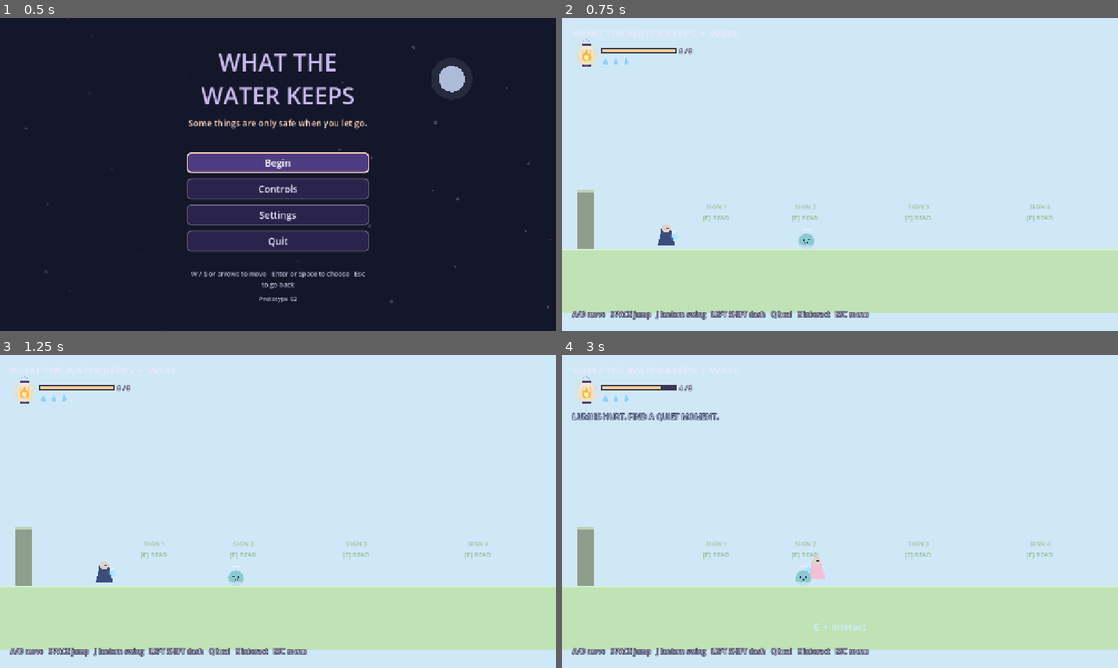
Above: before the commit, frames 1-4 (two rows, left to right).
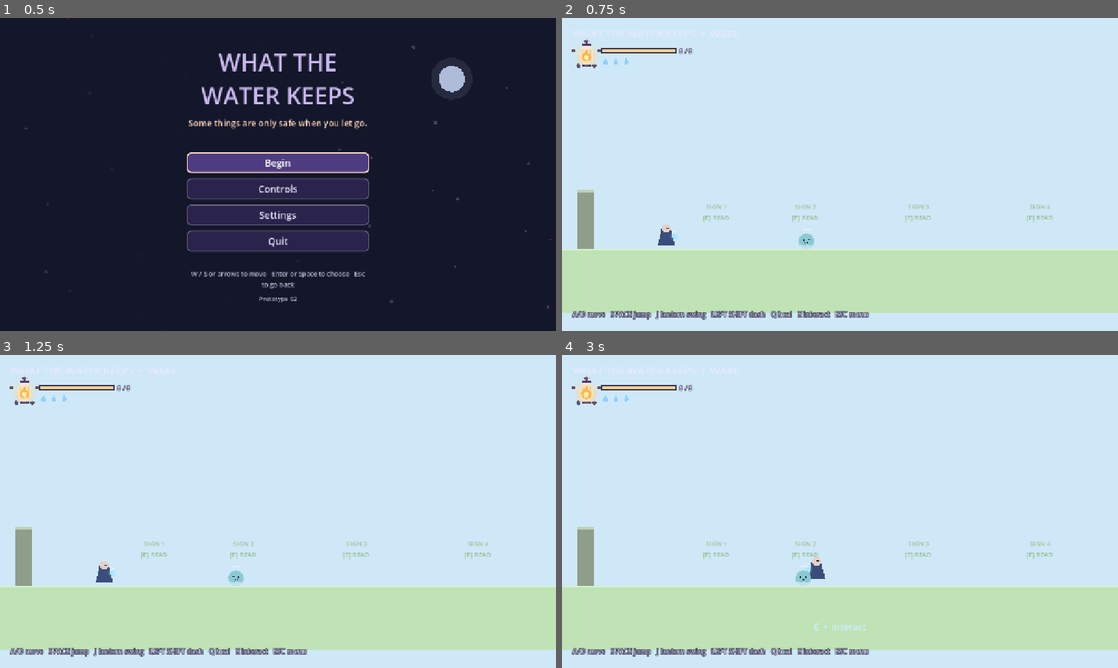
Above: after the commit, the same moments.

Repository: Lunatic5202/what-the-water-keeps
Game: Godot game, scene res://scenes/main.tscn
The game is run twice, just before and just after one commit, with the same random seed, the same clock (stepped at 60 frames per second) and the same inputs.
Inputs:
- Up to frame 1 (0.5 s): no input
- Up to frame 2 (0.75 s): click "Begin" at 0.5 s
- Up to frame 3 (1.25 s): no input
- Up to frame 4 (3 s): tap Enter at 1.25 s; hold D (move_right) 1.28-2.78 s; tap J (attack) at 1.35 s; tap Space (jump) at 1.52, 2.27 s; tap Shift (dash) at 1.55, 2.1 s; tap I (guard, bound only after the commit) at 2.3, 2.85 s; hold A (move_left) from 2.78 s (still down); hold K (heavy, bound only after the commit) from 2.78 s (still down)

Frame 1 is identical in both runs. In frame 2, less than 0.1% of the frame differs, in the area x 1-7%, y 6-16%; in frame 3, less than 0.1%; in frame 4, 0.8%, in the area x 1-48%, y 6-72%.
Error after the commit: Parse Error: Cannot infer the type of "offset" variable because the value doesn't have a set type. (res://scripts/open_hand.gd:318)

Commit message:
Add the Open Hand fighting style (full kit), Glow and Tab style swap
Palm Push combo with shockwave, Offer (gold spent as coins for damage),
Wide Offering, Falling Petals, Gentle Rush, Coin Toss, Open Palm guard
with spore return, Everything Given. New inputs: K, L, I, O, Tab. Glow
shown as five petals on the HUD lantern. Unlocked by beating The
Collector. Syntax-checked only, not run in Godot; all numbers are guesses.

Co-Authored-By: Claude Sonnet 5.5 <noreply@anthropic.com>
Claude-Session: https://claude.ai/code/session_015qnkkvPhoJdUFrjvPCg9tA

Diff:
--- a/project.godot
+++ b/project.godot
@@ -69,6 +69,31 @@
 "events": [Object(InputEventKey,"resource_local_to_scene":false,"resource_name":"","device":16,"window_id":0,"alt_press …(190 unchanged characters)…
 ]
 }
+heavy={
+"deadzone": 0.2,
+"events": [Object(InputEventKey,"resource_local_to_scene":false,"resource_name":"","device":16,"window_id":0,"alt_pressed":false,"shift_pressed":false,"ctrl_pressed":false,"meta_pressed":false,"pressed":false,"keycode":0,"physical_keycode":75,"key_label":0,"unicode":0,"location":0,"echo":false,"script":null)
+]
+}
+skill={
+"deadzone": 0.2,
+"events": [Object(InputEventKey,"resource_local_to_scene":false,"resource_name":"","device":16,"window_id":0,"alt_pressed":false,"shift_pressed":false,"ctrl_pressed":false,"meta_pressed":false,"pressed":false,"keycode":0,"physical_keycode":76,"key_label":0,"unicode":0,"location":0,"echo":false,"script":null)
+]
+}
+guard={
+"deadzone": 0.2,
+"events": [Object(InputEventKey,"resource_local_to_scene":false,"resource_name":"","device":16,"window_id":0,"alt_pressed":false,"shift_pressed":false,"ctrl_pressed":false,"meta_pressed":false,"pressed":false,"keycode":0,"physical_keycode":73,"key_label":0,"unicode":0,"location":0,"echo":false,"script":null)
+]
+}
+overture={
+"deadzone": 0.2,
+"events": [Object(InputEventKey,"resource_local_to_scene":false,"resource_name":"","device":16,"window_id":0,"alt_pressed":false,"shift_pressed":false,"ctrl_pressed":false,"meta_pressed":false,"pressed":false,"keycode":0,"physical_keycode":79,"key_label":0,"unicode":0,"location":0,"echo":false,"script":null)
+]
+}
+style_cycle={
+"deadzone": 0.2,
+"events": [Object(InputEventKey,"resource_local_to_scene":false,"resource_name":"","device":16,"window_id":0,"alt_pressed":false,"shift_pressed":false,"ctrl_pressed":false,"meta_pressed":false,"pressed":false,"keycode":0,"physical_keycode":4194306,"key_label":0,"unicode":0,"location":0,"echo":false,"script":null)
+]
+}
 
 [rendering]
 
--- a/scripts/greed.gd
+++ b/scripts/greed.gd
@@ -53,6 +53,7 @@
 const GRAVITY := 1200.0
 
 func _ready() -> void:
+	add_to_group("gold_holder")
 	_create_background()
 	_create_ground()
 	if not is_instance_valid(player):
@@ -475,6 +476,13 @@
 	_update_hud()
 	collectible_found.emit("coin")
 
+func spend_gold(amount: int) -> int:
+	var spent := mini(amount, carried_gold)
+	carried_gold -= spent
+	_update_weight()
+	_update_hud()
+	return spent
+
 func steal_all_gold() -> int:
 	var amount := carried_gold
 	carried_gold = 0
@@ -620,6 +628,8 @@
 		if my_id != scene_id:
 			return
 	has_open_hand = true
+	if is_instance_valid(player):
+		player.call("unlock_style", "open_hand")
 	has_gold_key = true
 	collectible_found.emit("open_hand")
 	collectible_found.emit("gold_key")
--- a/scripts/lantern_meter.gd
+++ b/scripts/lantern_meter.gd
@@ -23,6 +23,8 @@
 	var heals := int(player.get("heals"))
 	var frac := clampf(health / max_health, 0.0, 1.0)
 	_draw_lantern(Vector2(32, 33), frac)
+	_draw_glow_ring(Vector2(32, 33), float(player.get("glow")))
+	_draw_style(str(player.get("style")), player.get("unlocked_styles").size() > 1)
 	_draw_bar(frac, int(health), int(max_health))
 	_draw_drops(heals)
 
@@ -54,6 +56,26 @@
 	draw_circle(core, r, Color(1.0, 0.72, 0.3))
 	draw_circle(core + Vector2(0, 1), r * 0.55, Color(1.0, 0.94, 0.7))
 
+# Five petals around the lantern, filled by Glow (0 to 100, 20 per petal).
+func _draw_glow_ring(c: Vector2, glow: float) -> void:
+	for i in range(5):
+		var a := -PI / 2.0 + TAU * i / 5.0
+		var at := c + Vector2(cos(a), sin(a)) * 31.0
+		var fill := clampf(glow / 20.0 - i, 0.0, 1.0)
+		draw_circle(at, 5.0, Color(0.12, 0.10, 0.24, 0.7))
+		if fill > 0.0:
+			draw_circle(at, 4.0 * fill + 1.0, Color(1.0, 0.85, 0.75))
+		draw_arc(at, 5.0, 0.0, TAU, 12, Color(1.0, 0.85, 0.75, 0.8), 1.2)
+
+func _draw_style(style: String, can_swap: bool) -> void:
+	if not can_swap:
+		return
+	var text := "OPEN HAND" if style == "open_hand" else "LANTERN SWING"
+	var font := ThemeDB.fallback_font
+	var at := Vector2(150, 56)
+	draw_string_outline(font, at, text + "  [TAB]", HORIZONTAL_ALIGNMENT_LEFT, -1, 13, 5, Color(0.12, 0.10, 0.24))
+	draw_string(font, at, text + "  [TAB]", HORIZONTAL_ALIGNMENT_LEFT, -1, 13, Color(1.0, 0.9, 0.82))
+
 func _draw_bar(frac: float, health: int, max_health: int) -> void:
 	var bar := Rect2(68, 20, 170, 8)
 	draw_rect(bar.grow(2.0), Color(0.12, 0.1, 0.22, 0.85))
--- a/scripts/menu_overlay.gd
+++ b/scripts/menu_overlay.gd
@@ -19,6 +19,11 @@
 	["Lantern swing", "J"],
 	["Heal", "Q"],
 	["Interact", "E"],
+	["Swap style", "Tab (after Greed)"],
+	["Wide Offering", "K (hold, Open Hand)"],
+	["Skill", "L (Open Hand, 20 Glow)"],
+	["Guard", "I (Open Hand)"],
+	["Overture", "O (Open Hand, full Glow)"],
 	["Enter the hub", "T (at the first door)"],
 	["Menu", "Esc"]
 ]
--- a/scripts/moss_spore.gd
+++ b/scripts/moss_spore.gd
@@ -6,6 +6,7 @@
 var hit_player := false
 
 func _ready() -> void:
+	add_to_group("enemy_projectile")
 	set_process(true)
 
 func _process(delta: float) -> void:
--- /dev/null
+++ b/scripts/open_hand.gd
@@ -0,0 +1,422 @@
+extends Node2D
+# The Open Hand (Offering Style), bible part 4.4 move 1.
+# Lives under Lumi as "OpenHand" and acts only while player.style is
+# "open_hand". Coin amounts spent per move are guesses (marked TUNE).
+
+const PalmShot := preload("res://scripts/palm_shot.gd")
+
+const COIN := 10                  # gold per coin, same as collector_coin.gd
+const MAX_OFFER := 10             # most bonus damage Offer can add
+const SWING_TIME := 0.26          # slow palm waves
+const RECOVER_TIME := 0.12
+const COMBO_WINDOW := 0.5
+const EMPTY_PURSE_SPEED := 0.85   # empty purse: 15 percent faster
+const LIGHT_DAMAGE := [7, 7, 10]
+const SHOCKWAVE_DAMAGE := 6
+const SHOCKWAVE_SPEED := 600.0
+const SHOCKWAVE_RANGE := 192.0    # 3 tiles of 64px
+const HEAVY_CHARGE := 0.6
+const HEAVY_DAMAGE := 24
+const AIR_DAMAGE := 14
+const DASH_DAMAGE := 8
+const SKILL_COST := 20.0
+const OVERTURE_COST := 100.0
+const OVERTURE_DAMAGE := 12
+const GUARD_TIME := 0.25
+const PERFECT_WINDOW := 0.12
+const GUARD_COOLDOWN := 0.5
+const REFLECT_DAMAGE := 2         # 1 x 150 percent, rounded up
+const LIGHT_COINS := 2            # TUNE
+const HEAVY_COINS := 10           # TUNE
+const TOSS_COINS := 5
+const PEACH := Color(1.0, 0.85, 0.75)
+const GOLD := Color(1.0, 0.82, 0.35)
+
+var player: Node
+var area: Area2D
+var area_shape: CircleShape2D
+var step := 0
+var combo_timer := 0.0
+var swing_timer := 0.0
+var swing_total := SWING_TIME
+var recover_timer := 0.0
+var swing_kind := ""
+var swing_damage := 0
+var swing_push := 0.0
+var swing_glow := 3.0
+var hit_ids := {}
+var charging := false
+var charge_time := 0.0
+var guard_timer := 0.0
+var guard_age := 0.0
+var guard_cooldown := 0.0
+var perfect_used := false
+var petals_pending := false
+var effects: Array = []
+
+func _ready() -> void:
+	player = get_parent()
+	area = Area2D.new()
+	area.collision_layer = 0
+	area.collision_mask = 3
+	area.monitoring = false
+	var shape := CollisionShape2D.new()
+	area_shape = CircleShape2D.new()
+	area_shape.radius = 44.0
+	shape.shape = area_shape
+	area.add_child(shape)
+	add_child(area)
+
+func _active() -> bool:
+	return is_instance_valid(player) and player.get("style") == "open_hand"
+
+func _facing() -> int:
+	return int(player.get("facing"))
+
+func _busy() -> bool:
+	return swing_timer > 0.0 or recover_timer > 0.0 or guard_timer > 0.0
+
+# --- Gold: the Offer ----------------------------------------------------------
+
+func _gold_holder() -> Node:
+	for node in get_tree().get_nodes_in_group("gold_holder"):
+		if node.is_inside_tree() and node.get("visible") == true:
+			return node
+	return null
+
+func _coins_held() -> int:
+	var holder := _gold_holder()
+	if holder == null:
+		return 0
+	return int(floor(float(holder.get("carried_gold")) / COIN))
+
+# Spends up to max_coins from the purse. Returns how many were spent.
+func _spend_coins(max_coins: int) -> int:
+	var spent := mini(_coins_held(), max_coins)
+	if spent > 0:
+		_gold_holder().call("spend_gold", spent * COIN)
+	return spent
+
+# --- Frame loop ---------------------------------------------------------------
+
+func _physics_process(delta: float) -> void:
+	_tick_effects(delta)
+	if not _active():
+		_reset()
+		queue_redraw()
+		return
+	guard_cooldown = maxf(0.0, guard_cooldown - delta)
+	combo_timer = maxf(0.0, combo_timer - delta)
+	recover_timer = maxf(0.0, recover_timer - delta)
+	_update_swing(delta)
+	_update_guard(delta)
+	_update_petals()
+	_read_input(delta)
+	queue_redraw()
+
+func _reset() -> void:
+	step = 0
+	swing_timer = 0.0
+	recover_timer = 0.0
+	guard_timer = 0.0
+	charging = false
+	petals_pending = false
+	area.set_deferred("monitoring", false)
+
+func _read_input(delta: float) -> void:
+	var on_floor: bool = player.is_on_floor()
+	if charging:
+		charge_time += delta
+		if not Input.is_action_pressed("heavy"):
+			charging = false
+			if charge_time >= HEAVY_CHARGE:
+				_start_swing("heavy")
+			charge_time = 0.0
+		return
+	if _busy():
+		return
+	if Input.is_action_just_pressed("attack"):
+		if not on_floor:
+			_start_swing("air")
+		elif float(player.get("dash_cooldown")) > 0.15:
+			_start_swing("dash")
+		else:
+			_start_swing("light")
+	elif Input.is_action_just_pressed("heavy") and on_floor:
+		charging = true
+		charge_time = 0.0
+	elif Input.is_action_just_pressed("skill"):
+		_coin_toss()
+	elif Input.is_action_just_pressed("guard") and guard_cooldown <= 0.0:
+		guard_timer = GUARD_TIME
+		guard_age = 0.0
+		perfect_used = false
+	elif Input.is_action_just_pressed("overture"):
+		_overture()
+
+# --- Swings -------------------------------------------------------------------
+
+func _start_swing(kind: String) -> void:
+	var f := _facing()
+	var purse := _coins_held()
+	var speed := EMPTY_PURSE_SPEED if purse == 0 else 1.0
+	swing_kind = kind
+	swing_total = SWING_TIME * speed
+	swing_timer = swing_total
+	recover_timer = 0.0
+	hit_ids.clear()
+	swing_push = 0.0
+	swing_glow = 3.0
+	var coins := 0
+	match kind:
+		"light":
+			step = (step % 3) + 1 if combo_timer > 0.0 else 1
+			swing_damage = LIGHT_DAMAGE[step - 1]
+			_place_area(Vector2(44.0 * f, -8.0), 44.0)
+			coins = _spend_coins(LIGHT_COINS)
+			if step == 3:
+				_shockwave()
+		"heavy":
+			swing_damage = HEAVY_DAMAGE
+			swing_push = 70.0
+			swing_glow = 8.0
+			swing_total = SWING_TIME * 1.4 * speed
+			swing_timer = swing_total
+			_place_area(Vector2(60.0 * f, -8.0), 80.0)
+			coins = _spend_coins(HEAVY_COINS)
+		"air":
+			swing_damage = AIR_DAMAGE
+			petals_pending = true
+			_place_area(Vector2(0.0, 24.0), 42.0)
+			coins = _spend_coins(LIGHT_COINS)
+		"dash":
+			swing_damage = DASH_DAMAGE
+			swing_push = 60.0
+			_place_area(Vector2(44.0 * f, -8.0), 46.0)
+			coins = _spend_coins(LIGHT_COINS)
+	swing_damage += mini(coins, MAX_OFFER)
+	area.set_deferred("monitoring", true)
+	player.emit_signal("status_changed", _swing_text(kind, coins))
+
+func _swing_text(kind: String, coins: int) -> String:
+	var names := {"light": "PALM PUSH", "heavy": "WIDE OFFERING", "air": "FALLING PETALS", "dash": "GENTLE RUSH"}
+	var text: String = names[kind]
+	if coins > 0:
+		text += "  (+%d GIVEN)" % coins
+	return text
+
+func _place_area(at: Vector2, radius: float) -> void:
+	area.position = at
+	area_shape.radius = radius
+
+func _update_swing(delta: float) -> void:
+	if swing_timer <= 0.0:
+		return
+	swing_timer -= delta
+	for body in area.get_overlapping_bodies():
+		_hit(body)
+	if swing_timer <= 0.0:
+		area.set_deferred("monitoring", false)
+		recover_timer = RECOVER_TIME
+		combo_timer = COMBO_WINDOW if swing_kind == "light" else 0.0
+
+func _hit(body: Node2D) -> void:
+	var id := body.get_instance_id()
+	if hit_ids.has(id) or body == player or not body.has_method("take_damage"):
+		return
+	hit_ids[id] = true
+	var feedback := get_tree().get_first_node_in_group("combat_feedback")
+	if is_instance_valid(feedback):
+		feedback.call("apply_hit_freeze", 5)
+		feedback.call("screenshake", 0.5, 0.08)
+	body.take_damage(swing_damage)
+	player.call("add_glow", swing_glow)
+	if swing_push > 0.0:
+		_push(body, float(_facing()), swing_push)
+
+func _push(body: Node2D, dir: float, amount: float) -> void:
+	if is_instance_valid(body) and not body.is_in_group("boss"):
+		body.global_position.x += dir * amount
+
+func _shockwave() -> void:
+	var f := _facing()
+	_spawn_shot(Vector2(30.0 * f, -8.0), Vector2(f * SHOCKWAVE_SPEED, 0.0),
+		SHOCKWAVE_DAMAGE, SHOCKWAVE_RANGE / SHOCKWAVE_SPEED, 18.0, true, PEACH, 0.0)
+
+func _spawn_shot(at: Vector2, vel: Vector2, dmg: int, life: float, radius: float,
+		pierce: bool, color: Color, gravity: float) -> void:
+	var shot := Area2D.new()
+	shot.set_script(PalmShot)
+	shot.set("velocity", vel)
+	shot.set("damage", dmg)
+	shot.set("life", life)
+	shot.set("radius", radius)
+	shot.set("pierce", pierce)
+	shot.set("color", color)
+	shot.set("gravity", gravity)
+	player.get_parent().add_child(shot)
+	shot.global_position = player.global_position + at
+
+# --- Falling Petals landing ring ---------------------------------------------
+
+func _update_petals() -> void:
+	if petals_pending and player.is_on_floor():
+		petals_pending = false
+		effects.append({"kind": "ring", "pos": Vector2(0, 14), "t": 0.0, "dur": 0.45, "max": 130.0})
+		for body in _bodies_near(130.0):
+			var dir := signf(body.global_position.x - player.global_position.x)
+			_push(body, dir if dir != 0.0 else 1.0, 50.0)
+
+func _bodies_near(radius: float) -> Array[Node2D]:
+	var found: Array[Node2D] = []
+	var params := PhysicsShapeQueryParameters2D.new()
+	var circle := CircleShape2D.new()
+	circle.radius = radius
+	params.shape = circle
+	params.transform = Transform2D(0.0, player.global_position)
+	params.collision_mask = 3
+	for hit in get_world_2d().direct_space_state.intersect_shape(params, 32):
+		var body: Node2D = hit["collider"]
+		if body != player and body.has_method("take_damage"):
+			found.append(body)
+	return found
+
+# --- Skill: Coin Toss ---------------------------------------------------------
+
+func _coin_toss() -> void:
+	if not player.call("spend_glow", SKILL_COST):
+		player.emit_signal("status_changed", "NOT ENOUGH GLOW.")
+		return
+	var f := _facing()
+	var coins := _spend_coins(TOSS_COINS)
+	var count := maxi(1, coins)
+	for i in range(count):
+		var t := 0.0 if count == 1 else float(i) / float(count - 1) - 0.5
+		var vel := Vector2(f * 520.0, t * 260.0 - 40.0)
+		var color := GOLD if coins > 0 else Color(1.0, 0.95, 0.9)
+		_spawn_shot(Vector2(24.0 * f, -10.0), vel, 3, 0.7, 9.0, false, color, 260.0)
+	recover_timer = 0.3
+	var what := "COIN TOSS (%d COINS)" % coins if coins > 0 else "SOFT ORB"
+	player.emit_signal("status_changed", what)
+
+# --- Guard: Open Palm ---------------------------------------------------------
+
+func _update_guard(delta: float) -> void:
+	if guard_timer <= 0.0:
+		return
+	guard_age += delta
+	guard_timer -= delta
+	if guard_age <= PERFECT_WINDOW:
+		_reflect_spores()
+	if guard_timer <= 0.0:
+		guard_cooldown = GUARD_COOLDOWN
+
+func _reflect_spores() -> void:
+	var f := _facing()
+	for node in get_tree().get_nodes_in_group("enemy_projectile"):
+		var spore: Node2D = node
+		var offset := spore.global_position - player.global_position
+		if offset.length() > 48.0 or signf(offset.x) == -f:
+			continue
+		var at := spore.global_position - player.global_position
+		spore.queue_free()
+		_spawn_shot(at, Vector2(f * 360.0, 0.0), REFLECT_DAMAGE, 1.2, 10.0, false, PEACH, 0.0)
+		_perfect()
+
+func _perfect() -> void:
+	if perfect_used:
+		return
+	perfect_used = true
+	player.call("add_glow", 10.0)
+	effects.append({"kind": "ring", "pos": Vector2(26.0 * _facing(), -10.0), "t": 0.0, "dur": 0.3, "max": 46.0})
+	player.emit_signal("status_changed", "PERFECT. THE PALM GIVES IT BACK.")
+
+# Called by player.take_damage. Returns true if the hit was absorbed.
+func block_hit() -> bool:
+	if guard_timer <= 0.0:
+		return false
+	if guard_age <= PERFECT_WINDOW:
+		_perfect()
+	return true
+
+# --- Overture: Everything Given ----------------------------------------------
+
+func _overture() -> void:
+	if not player.call("spend_glow", OVERTURE_COST):
+		player.emit_signal("status_changed", "NOT ENOUGH GLOW.")
+		return
+	var coins := _spend_coins(1000)
+	var damage := OVERTURE_DAMAGE + coins
+	var camera := get_tree().get_first_node_in_group("game_camera") as Camera2D
+	var center: Vector2 = camera.get_screen_center_position() if camera else player.global_position
+	var params := PhysicsShapeQueryParameters2D.new()
+	var rect := RectangleShape2D.new()
+	rect.size = Vector2(1280, 720)
+	params.shape = rect
+	params.transform = Transform2D(0.0, center)
+	params.collision_mask = 3
+	var seen := {}
+	for hit in get_world_2d().direct_space_state.intersect_shape(params, 64):
+		var body: Node2D = hit["collider"]
+		var id := body.get_instance_id()
+		if seen.has(id) or body == player or not body.has_method("take_damage"):
+			continue
+		seen[id] = true
+		body.take_damage(damage)
+	effects.append({"kind": "bloom", "pos": to_local(center), "t": 0.0, "dur": 1.1, "max": 700.0})
+	recover_timer = 0.5
+	player.emit_signal("status_changed", "EVERYTHING GIVEN. (%d DAMAGE, %d COINS)" % [damage, coins])
+
+# --- Drawing ------------------------------------------------------------------
+
+func _tick_effects(delta: float) -> void:
+	for e in effects:
+		e["t"] = float(e["t"]) + delta
+	var alive := []
+	for e in effects:
+		if float(e["t"]) < float(e["dur"]):
+			alive.append(e)
+	effects = alive
+	if not effects.is_empty():
+		queue_redraw()
+
+func _arc_angles(f: int) -> Vector2:
+	return Vector2(-1.0, 1.0) if f > 0 else Vector2(PI - 1.0, PI + 1.0)
+
+func _draw() -> void:
+	if not is_instance_valid(player):
+		return
+	var f := _facing()
+	if swing_timer > 0.0:
+		var p := 1.0 - swing_timer / swing_total
+		var size_mult := 1.6 if swing_kind == "heavy" else 1.0
+		var a := _arc_angles(f)
+		var r := lerpf(24.0, 58.0, ease(p, 0.4)) * size_mult
+		var center := Vector2(30.0 * f, -8.0)
+		if swing_kind == "air":
+			center = Vector2(0, 16)
+			a = Vector2(0.3, PI - 0.3)
+		draw_arc(center, r, a.x, a.y, 24, Color(PEACH, (1.0 - p) * 0.8), 8.0)
+		draw_arc(center, r * 0.72, a.x, a.y, 24, Color(1, 1, 1, (1.0 - p) * 0.4), 3.0)
+	if charging:
+		var c := clampf(charge_time / HEAVY_CHARGE, 0.0, 1.0)
+		draw_arc(Vector2(0, -10), 14.0 + c * 26.0, 0.0, TAU, 28, Color(PEACH, 0.35 + 0.5 * c), 3.0)
+		if c >= 1.0:
+			draw_circle(Vector2(0, -10), 8.0, Color(1, 1, 1, 0.55))
+	if guard_timer > 0.0:
+		var bright := 1.0 if guard_age <= PERFECT_WINDOW else 0.55
+		var a := _arc_angles(f)
+		draw_arc(Vector2(24.0 * f, -10.0), 24.0, a.x * 0.8, a.y * 0.8, 16, Color(1.0, 0.95, 0.85, bright), 6.0)
+	for e in effects:
+		var t := float(e["t"]) / float(e["dur"])
+		var pos: Vector2 = e["pos"]
+		var radius := float(e["max"]) * ease(t, 0.35)
+		if e["kind"] == "ring":
+			draw_arc(pos, radius, 0.0, TAU, 32, Color(PEACH, 1.0 - t), 5.0)
+		else:
+			draw_arc(pos, radius, 0.0, TAU, 48, Color(PEACH, (1.0 - t) * 0.8), 10.0)
+			for i in range(28):
+				var spot := pos + Vector2(fposmod(i * 131.0, 1200.0) - 600.0, fposmod(i * 71.0, 640.0) - 320.0)
+				var bloom := clampf(t * 3.0 - float(i % 7) * 0.12, 0.0, 1.0)
+				draw_circle(spot, 14.0 * bloom, Color(1.0, 0.8, 0.85, (1.0 - t) * 0.85))
+				draw_circle(spot, 5.0 * bloom, Color(1.0, 0.95, 0.5, 1.0 - t))
--- /dev/null
+++ b/scripts/palm_shot.gd
@@ -0,0 +1,52 @@
+extends Area2D
+# A moving palm wave: the Open Hand's shockwave, coins, soft orbs and
+# reflected spores. It hurts anything with take_damage except Lumi.
+
+var velocity := Vector2(500, 0)
+var damage := 3
+var life := 0.5
+var radius := 14.0
+var pierce := false
+var gravity := 0.0
+var color := Color(1.0, 0.85, 0.75)
+var hit_ids := {}
+var total_life := 0.5
+
+func _ready() -> void:
+	collision_layer = 0
+	collision_mask = 3
+	monitoring = true
+	total_life = life
+	var shape := CollisionShape2D.new()
+	var circle := CircleShape2D.new()
+	circle.radius = radius
+	shape.shape = circle
+	add_child(shape)
+
+func _physics_process(delta: float) -> void:
+	velocity.y += gravity * delta
+	position += velocity * delta
+	life -= delta
+	queue_redraw()
+	for body in get_overlapping_bodies():
+		var id := body.get_instance_id()
+		if hit_ids.has(id) or body.is_in_group("player"):
+			continue
+		if not body.has_method("take_damage"):
+			continue
+		hit_ids[id] = true
+		body.take_damage(damage)
+		var player := get_tree().get_first_node_in_group("player")
+		if is_instance_valid(player):
+			player.call("add_glow", 2.0)
+		if not pierce:
+			queue_free()
+			return
+	if life <= 0.0:
+		queue_free()
+
+func _draw() -> void:
+	var fade := clampf(life / maxf(0.01, total_life), 0.0, 1.0)
+	draw_circle(Vector2.ZERO, radius * 1.5, Color(color, 0.18 * fade + 0.05))
+	draw_circle(Vector2.ZERO, radius, Color(color, 0.85 * fade + 0.1))
+	draw_arc(Vector2.ZERO, radius, 0.0, TAU, 16, Color(1, 1, 1, 0.6 * fade), 1.5)
--- a/scripts/player.gd
+++ b/scripts/player.gd
@@ -26,6 +26,12 @@
 var attack_area: Area2D
 var attack_shape: CollisionShape2D
 
+# Fighting styles (bible 4.3 and 4.4). Lantern Swing is the default.
+const MAX_GLOW := 100.0
+var style := "lantern"
+var unlocked_styles: Array[String] = ["lantern"]
+var glow := 0.0
+
 # Movement modifiers
 var move_speed_mod := 1.0
 var jump_power_mod := 1.0
@@ -55,6 +61,10 @@
 
 func _ready() -> void:
 	add_to_group("player")
+	var hand := Node2D.new()
+	hand.name = "OpenHand"
+	hand.set_script(load("res://scripts/open_hand.gd"))
+	add_child(hand)
 	attack_area = Area2D.new()
 	attack_area.name = "AttackArea"
 	attack_area.position = Vector2(28, 0)
@@ -102,8 +112,16 @@
 			dash_cooldown = 0.55
 			velocity.y = 0.0
 
-		if Input.is_action_just_pressed("attack"):
+		if Input.is_action_just_pressed("attack") and style == "lantern":
 			_start_attack()
+
+		if Input.is_action_just_pressed("style_cycle"):
+			_cycle_style()
+
+		if style == "lantern" and unlocked_styles.size() > 1:
+			for action in ["heavy", "skill", "guard", "overture"]:
+				if Input.is_action_just_pressed(action):
+					status_changed.emit("ONLY THE OPEN HAND HAS THAT MOVE FOR NOW. (TAB)")
 
 		if Input.is_action_just_pressed("heal"):
 			_heal()
@@ -152,10 +170,15 @@
 			feedback.call("screenshake", 0.5, 0.08)
 
 		body.take_damage(ATTACK_DAMAGE)
+		add_glow(3.0)
 		attack_has_hit = true
 
 func take_damage(amount: int) -> void:
 	if hurt_cooldown > 0.0:
+		return
+	var hand := get_node_or_null("OpenHand")
+	if hand != null and hand.call("block_hit"):
+		hurt_cooldown = 0.2
 		return
 	amount = Settings.scaled_damage(amount)
 	if amount <= 0:
@@ -175,6 +198,28 @@
 		heals_changed.emit(heals)
 		status_changed.emit("LUMI RETURNS TO THE SHORE. ONE HEAL CHARGE LOST.")
 
+func add_glow(amount: float) -> void:
+	glow = clampf(glow + amount, 0.0, MAX_GLOW)
+
+func spend_glow(cost: float) -> bool:
+	if glow < cost:
+		return false
+	glow -= cost
+	return true
+
+func unlock_style(style_name: String) -> void:
+	if not unlocked_styles.has(style_name):
+		unlocked_styles.append(style_name)
+	style = style_name
+	status_changed.emit("OPEN HAND EQUIPPED. TAB SWAPS STYLES.")
+
+func _cycle_style() -> void:
+	if unlocked_styles.size() < 2:
+		return
+	var next := (unlocked_styles.find(style) + 1) % unlocked_styles.size()
+	style = unlocked_styles[next]
+	status_changed.emit("STYLE: " + ("OPEN HAND" if style == "open_hand" else "LANTERN SWING"))
+
 func _heal() -> void:
 	if heals <= 0 or health >= max_health:
 		status_changed.emit("NO HEAL NEEDED RIGHT NOW.")
Not shown, changed: CHECKLIST.md
Not shown, changed: IMPLEMENTATION_STATUS.md
